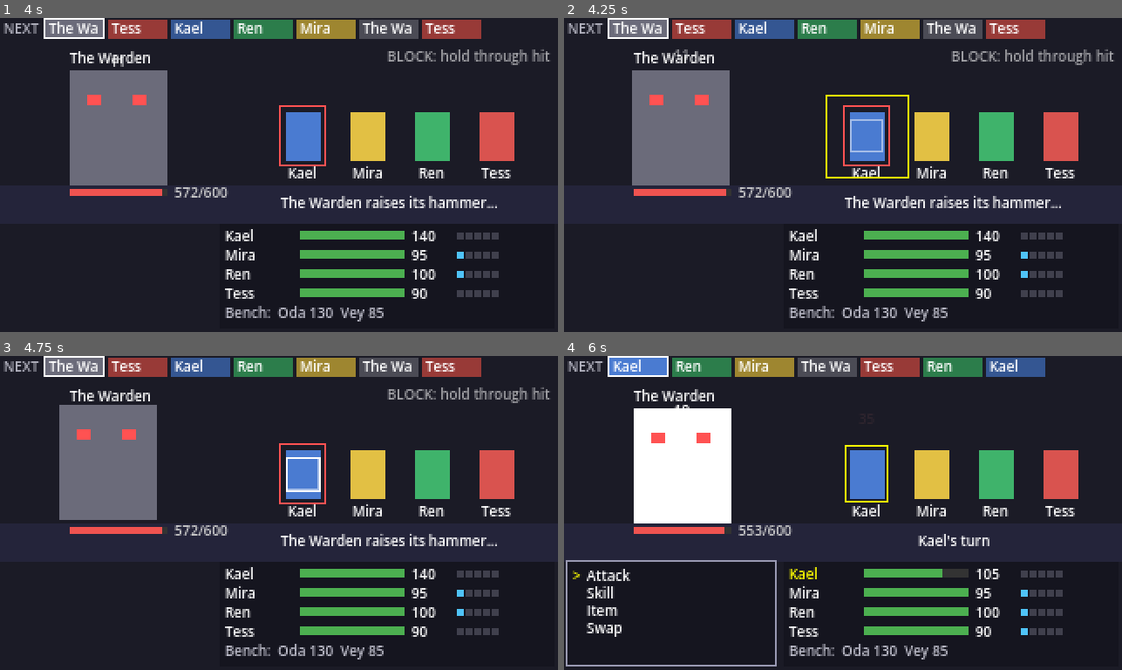
Above: before the commit, frames 1-4 (two rows, left to right).
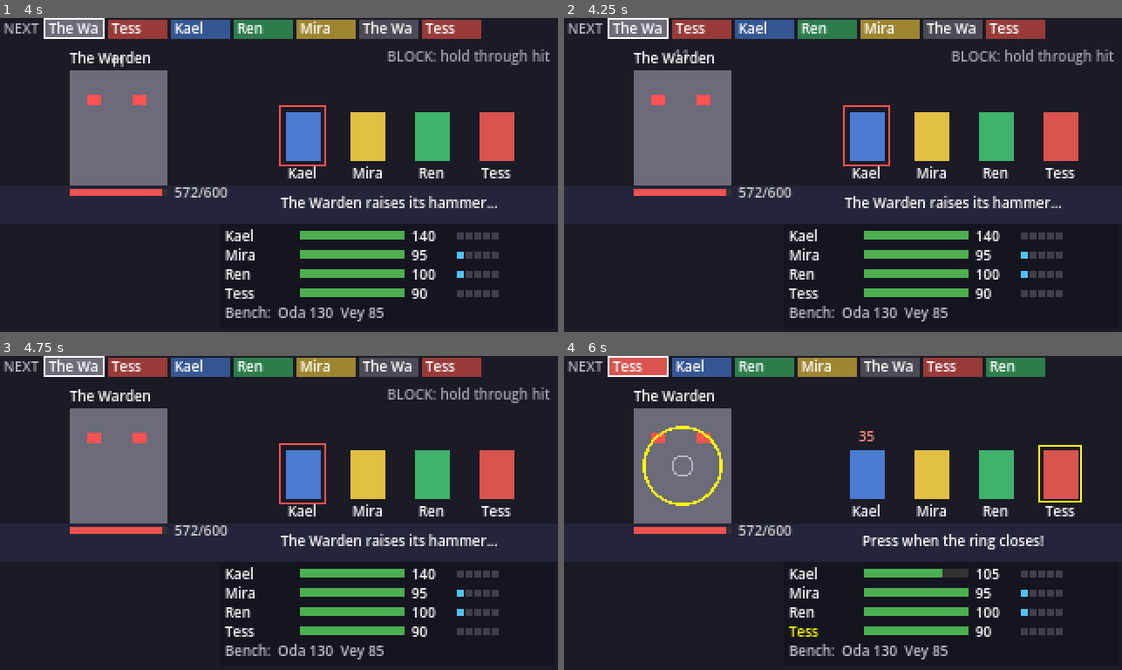
Above: after the commit, the same moments.

Repository: sgw8hn6rn2-crypto/Gaming-project
Game: Godot game, scene res://scenes/defeat/defeat.tscn
Two runs of this game, one before a commit and one after it. Both use one fixed random seed, a clock stepped at 60 frames per second and the inputs below. This scene is started directly instead of the project's main scene.
Inputs:
- Up to frame 1 (4 s): tap Enter (ui_accept) at 0.5, 0.77, 1.25, 1.52, 3.02, 3.77 s; hold Z (action) 0.53-1.28 s; hold Up (ui_up) 0.53-2.03 s; tap Z (action) at 1.35, 2.85 s; hold Z (action) 2.03-2.78 s; hold Down (ui_down) from 2.03 s (still down); hold Z (action) from 3.53 s (still down)
- Up to frame 2 (4.25 s): keep holding Down (ui_down); keep holding Z (action)
- Up to frame 3 (4.75 s): release Down (ui_down) at 4.28 s; release Z (action) at 4.28 s; hold Up (ui_up) from 4.28 s (still down); tap Z (action) at 4.35 s; tap Enter (ui_accept) at 4.52 s
- Up to frame 4 (6 s): keep holding Up (ui_up); hold Z (action) 5.03-5.78 s; tap Z (action) at 5.85 s

Frame 1 is identical in both runs. In frame 2, 0.7% of the frame differs, in the area x 12-62%, y 16-54%; in frame 3, 2.2%; in frame 4, 13%, in the area x 0-93%, y 0-99%.
Error in both runs: Cannot call method 'set_input_as_handled' on a null value. (res://scenes/defeat/defeat.gd:60)

Commit message:
feat: targets blink red for 0.8 s before defense squares close in
Presses during the warning are ignored so an early nervous press does not
lock out the first hit. Duration is Tuning.DEFENSE_WARNING.

Co-Authored-By: Claude Opus 5.5 <noreply@anthropic.com>
Claude-Session: https://claude.ai/code/session_014yRoeieU1TNAzcBRqYFu1H

Diff:
--- a/scenes/battle/battle.gd
+++ b/scenes/battle/battle.gd
@@ -124,7 +124,8 @@
 
 func _on_enemy_attack(attack: BossAttack, targets: Array) -> void:
 	_mode = Mode.DEFENSE
-	_t0 = _now()
+	# Hit times count from the end of the warning blink.
+	_t0 = _now() + Tuning.DEFENSE_WARNING
 	var n := attack.hit_times.size()
 	_defense = DefenseInput.new(attack.hit_times)
 	_hit_sampled = []
@@ -237,7 +238,8 @@
 			if _attack_press < 0.0:
 				_attack_press = now
 		Mode.DEFENSE:
-			_defense.press(now - _t0)
+			if now >= _t0:  # presses during the warning blink are ignored
+				_defense.press(now - _t0)
 		Mode.ENDED:
 			if _victory_wait:
 				_victory_wait = false
--- a/scripts/combat/tuning.gd
+++ b/scripts/combat/tuning.gd
@@ -24,6 +24,8 @@
 const BLOCK_MULT := 0.25
 
 # Shared defense
+## Seconds the targets blink red before the defense squares start closing in.
+const DEFENSE_WARNING := 0.8
 const GRAZE_MULT := 0.5
 const MISS_MULT := 1.0
 const LOCKOUT := 0.40
--- a/tests/unit/test_battle_scene_loads.gd
+++ b/tests/unit/test_battle_scene_loads.gd
@@ -88,3 +88,21 @@
 	assert_almost(p[0], 1.0 - 0.15 / b.SQUARE_LEAD, 0.05)
 	assert_almost(p[1], 1.0 - 0.45 / b.SQUARE_LEAD, 0.05)
 	_free_scene(b)
+
+
+func test_warning_blink_before_squares() -> void:
+	var a := BossAttack.new()
+	a.hit_times = PackedFloat32Array([0.6])
+	var b = _scene_in_enemy_turn(a)
+	# Right after the attack starts: still in the warning, no squares yet,
+	# even though the first hit's lead (0.6 s) equals its hit time.
+	b._process(0.016)
+	assert_eq(b._prompt.square_progresses.size(), 0, "no squares during warning")
+	assert_true(b._t0 - b._now() > Tuning.DEFENSE_WARNING - 0.1, "hits start after the warning")
+	# A press during the warning is ignored, not counted as an early lockout.
+	var ev := InputEventAction.new()
+	ev.action = "action"
+	ev.pressed = true
+	b._unhandled_input(ev)
+	assert_true(is_inf(b._defense.result(0)["delta"]), "warning press ignored")
+	_free_scene(b)
